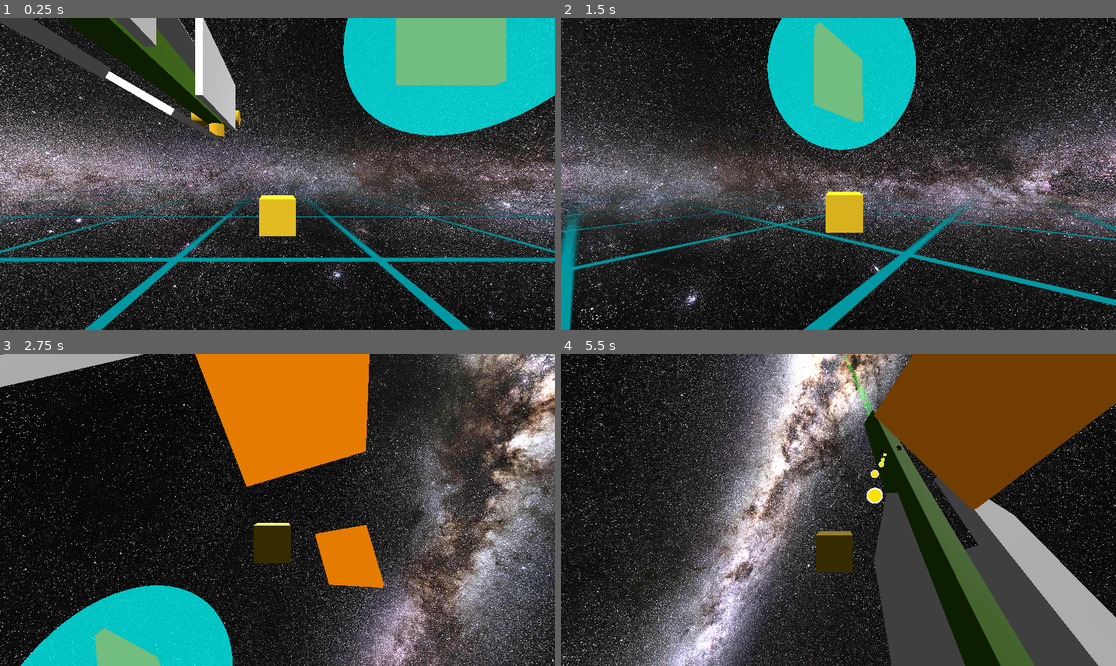
Above: before the commit, frames 1-4 (two rows, left to right).
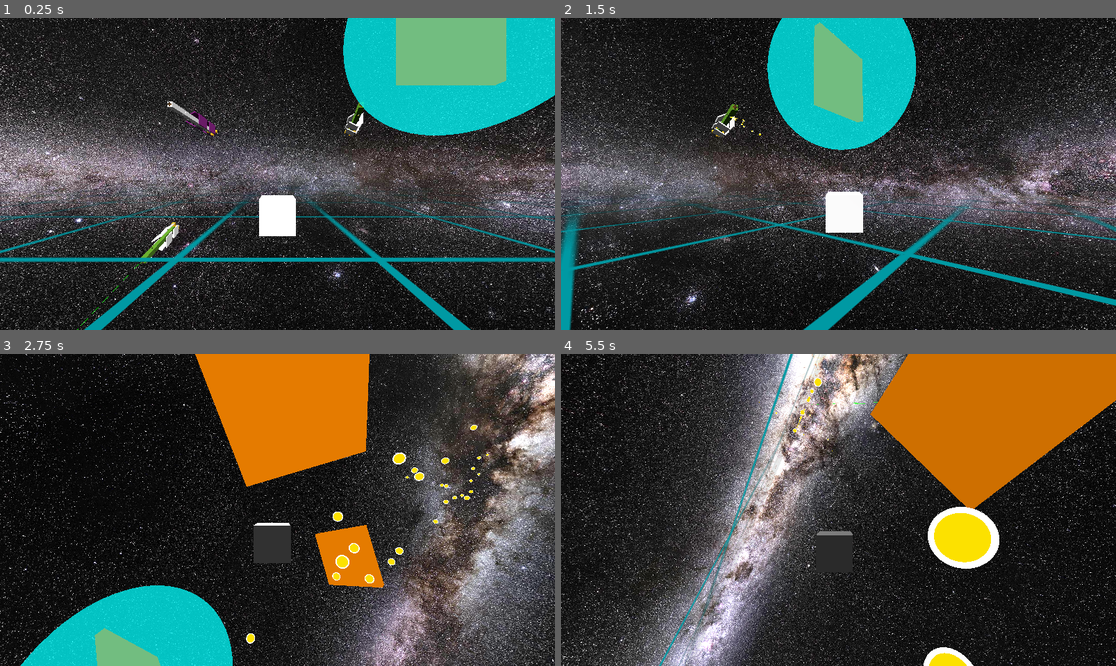
Above: after the commit, the same moments.

Repository: david-andrew/Aberration
Game: Godot game, scene res://world.tscn
Two runs of this game, one before a commit and one after it. Both use one fixed random seed, a clock stepped at 60 frames per second and the inputs below.
Inputs:
- Up to frame 1 (0.25 s): no input
- Up to frame 2 (1.5 s): hold Right (right) 0.53-1.28 s; hold A (a) 0.53-1.28 s; tap D (d) at 0.8, 1.35 s; hold Down (down) from 1.28 s (still down)
- Up to frame 3 (2.75 s): tap E (e) at 1.55 s; release Down (down) at 2.03 s; hold Right (right) from 2.03 s (still down); hold E (e) from 2.03 s (still down); tap Q (q) at 2.3 s
- Up to frame 4 (5.5 s): release Right (right) at 2.78 s; release E (e) at 2.78 s; hold Up (up) 2.78-3.53 s; tap Q (q) at 2.85 s; tap S (s) at 3.05 s; hold S (s) 3.53-4.28 s; hold Left (left) 3.53-5.03 s; tap Space (space) at 3.8, 4.35 s; tap W (w) at 4.55 s; hold Down (down) from 5.03 s (still down); hold W (w) from 5.03 s (still down); tap A (a) at 5.3 s

The runs differ from the first frame. In frame 1, 7.4% of the frame differs, in the area x 0-66%, y 0-100%; in frame 2, 1.1%; in frame 3, 2.9%; in frame 4, 34%, in the area x 17-100%, y 0-100%.

Commit message:
added team colors, and set colors of modules/etc. accordingly

Diff:
--- /dev/null
+++ b/TeamID.gd
@@ -0,0 +1,43 @@
+extends Node
+class_name TeamID
+
+enum Team { GREEN, MAGENTA, GRAY }
+const magenta = Color(0.55, 0, 0.534)
+const green = Color(0.31, 0.545, 0)
+
+@export var team: Team = Team.GRAY
+
+func _ready():
+	var parent = get_parent()
+	assert(parent is ShipCore or parent.name == 'Player', 'TeamID must be attached to a ship core or the player')
+
+	var siblings = parent.get_children()
+	#assert(siblings[0] == self, "TeamID must be the first child attached to a ship")
+
+	#set the parent color
+	var mat: StandardMaterial3D
+	var health: Health
+	mat = parent.find_child("MeshInstance3D").get_active_material(0)
+	if team == Team.MAGENTA:
+		mat.albedo_color = Color.WHITE
+	elif team == Team.GREEN:
+		mat.albedo_color = green
+	elif team == Team.GRAY:
+		mat.albedo_color = Color.SLATE_GRAY
+	health = parent.find_child('Health')
+	if health:
+		health.initial_color = mat.albedo_color
+
+	# for each armor module sibling, paint them a specific color according to the team
+	for sibling in siblings:
+		if sibling is ArmorModule:
+			mat = sibling.find_child("MeshInstance3D").get_active_material(0)
+			if team == Team.MAGENTA:
+				mat.albedo_color = magenta
+			elif team == Team.GREEN:
+				mat.albedo_color = Color.WHITE
+			elif team == Team.GRAY:
+				mat.albedo_color = Color.SLATE_GRAY
+			health = sibling.find_child('Health')
+			if health:
+				health.initial_color = mat.albedo_color
--- a/scenes/cannon_module.gd
+++ b/scenes/cannon_module.gd
@@ -95,11 +95,12 @@
 
 func shoot_bullet():
 	if Time.get_ticks_msec() - last_shot_time > (1000 / SHOOT_FREQUENCY):
+		print('shooting at player ', Time.get_ticks_msec())
 		var bullet = BULLET.instantiate()
 		GameMaster.current_scene.add_child(bullet)
 		bullet.global_basis = global_basis
 		bullet.position = global_position + (target.global_position - global_position).normalized() * 2 + Vector3(randf(), randf(), randf()) * 0.5
 		bullet.global_position -= 2*global_transform.basis.z
-		bullet.linear_velocity = linear_velocity + BULLET_INITIAL_SPEED * -global_transform.basis.z + Vector3(randf(), randf(), randf()) * 2
+		bullet.linear_velocity = linear_velocity + BULLET_INITIAL_SPEED * -global_transform.basis.z + Vector3(randfn(0,1), randfn(0,1), randfn(0,1))
 		last_shot_time = Time.get_ticks_msec()
 		total_bullets_shot += 1
--- a/scenes/cannon_module.tscn
+++ b/scenes/cannon_module.tscn
@@ -53,8 +53,7 @@
 
 [node name="RayCast3D" type="RayCast3D" parent="."]
 transform = Transform3D(1, 0, 0, 0, 1, 0, 0, 0, 1, 0, 0, -2)
-exclude_parent = false
-target_position = Vector3(0, 0, -200)
+target_position = Vector3(0, 0, -500)
 debug_shape_thickness = 5
 
 [node name="MeshInstance3D" type="MeshInstance3D" parent="RayCast3D"]
--- /dev/null
+++ b/scenes/large_ship.tscn
@@ -0,0 +1,93 @@
+[gd_scene load_steps=10 format=3 uid="uid://comag3ftrfm87"]
+
+[ext_resource type="Script" path="res://scripts/ShipCore.gd" id="1_7uk6x"]
+[ext_resource type="PackedScene" uid="uid://bwxo76t5hck46" path="res://scenes/health.tscn" id="2_q7qwa"]
+[ext_resource type="PackedScene" uid="uid://br7h0hapmvd3y" path="res://scenes/armor_module.tscn" id="3_xr7yb"]
+[ext_resource type="PackedScene" uid="uid://b4xvtwo36e6ho" path="res://scenes/power_module.tscn" id="4_fs17n"]
+[ext_resource type="PackedScene" uid="uid://bmp7yhbooljq0" path="res://scenes/laser_module.tscn" id="5_4k6wk"]
+[ext_resource type="PackedScene" uid="uid://krx06wutmib7" path="res://scenes/cannon_module.tscn" id="6_yv72x"]
+
+[sub_resource type="BoxShape3D" id="BoxShape3D_i7nfg"]
+size = Vector3(4, 4, 100)
+
+[sub_resource type="StandardMaterial3D" id="StandardMaterial3D_0ohm0"]
+resource_local_to_scene = true
+albedo_color = Color(0.309804, 0.545098, 0, 1)
+
+[sub_resource type="BoxMesh" id="BoxMesh_72ita"]
+resource_local_to_scene = true
+material = SubResource("StandardMaterial3D_0ohm0")
+size = Vector3(4, 4, 100)
+
+[node name="LargeShipCore" type="RigidBody3D"]
+transform = Transform3D(1, 0, 0, 0, 1, 0, 0, 0, 1, 0, 0, 0)
+mass = 100.0
+script = ExtResource("1_7uk6x")
+
+[node name="CollisionShape3D" type="CollisionShape3D" parent="."]
+shape = SubResource("BoxShape3D_i7nfg")
+
+[node name="MeshInstance3D" type="MeshInstance3D" parent="."]
+mesh = SubResource("BoxMesh_72ita")
+
+[node name="Health" parent="." instance=ExtResource("2_q7qwa")]
+MAX_HEALTH = 200
+
+[node name="ArmorModule" parent="." instance=ExtResource("3_xr7yb")]
+
+[node name="ArmorModule2" parent="." instance=ExtResource("3_xr7yb")]
+transform = Transform3D(0.5, -0.866025, 0, 0.866025, 0.5, 0, 0, 0, 1, -1.57418, -4.6682, 0)
+
+[node name="ArmorModule3" parent="." instance=ExtResource("3_xr7yb")]
+transform = Transform3D(-0.5, -0.866025, 0, 0.866025, -0.5, 0, 0, 0, 1, -2.07912, 4.28951, 0)
+
+[node name="ArmorModule4" parent="." instance=ExtResource("3_xr7yb")]
+transform = Transform3D(1, 0, 0, 0, 1, 0, 0, 0, 1, 6.1257, 0, -30)
+
+[node name="ArmorModule5" parent="." instance=ExtResource("3_xr7yb")]
+transform = Transform3D(0.5, -0.866025, 0, 0.866025, 0.5, 0, 0, 0, 1, -1.57418, -4.6682, -30)
+
+[node name="ArmorModule6" parent="." instance=ExtResource("3_xr7yb")]
+transform = Transform3D(-0.5, -0.866025, 0, 0.866025, -0.5, 0, 0, 0, 1, -2.07912, 4.28951, -30)
+
+[node name="PowerModule" parent="." instance=ExtResource("4_fs17n")]
+transform = Transform3D(1, 0, 0, 0, 1, 0, 0, 0, 1, 0, 4, -48)
+
+[node name="PowerModule5" parent="." instance=ExtResource("4_fs17n")]
+transform = Transform3D(1, 0, 0, 0, -4.37114e-08, 1, 0, -1, -4.37114e-08, 0, 0, -52)
+
+[node name="PowerModule2" parent="." instance=ExtResource("4_fs17n")]
+transform = Transform3D(-4.37114e-08, 1, 0, -1, -4.37114e-08, 0, 0, 0, 1, 4, -0.19928, -48.0294)
+
+[node name="PowerModule3" parent="." instance=ExtResource("4_fs17n")]
+transform = Transform3D(-4.37114e-08, 1, 0, -1, -4.37114e-08, 0, 0, 0, 1, -4, -0.19928, -48.0294)
+
+[node name="PowerModule4" parent="." instance=ExtResource("4_fs17n")]
+transform = Transform3D(1, 0, 0, 0, 1, 0, 0, 0, 1, 0, -3.19928, -48.0294)
+
+[node name="LaserModule" parent="." instance=ExtResource("5_4k6wk")]
+transform = Transform3D(1, 0, 0, 0, 1, 0, 0, 0, 1, 0, 0, 50)
+
+[node name="LaserModule2" parent="." instance=ExtResource("5_4k6wk")]
+transform = Transform3D(1, 0, 0, 0, 1, 0, 0, 0, 1, -1, 0, 50)
+
+[node name="LaserModule3" parent="." instance=ExtResource("5_4k6wk")]
+transform = Transform3D(1, 0, 0, 0, 1, 0, 0, 0, 1, 1, 0, 50)
+
+[node name="LaserModule4" parent="." instance=ExtResource("5_4k6wk")]
+transform = Transform3D(1, 0, 0, 0, 1, 0, 0, 0, 1, 0, 1, 50)
+
+[node name="LaserModule5" parent="." instance=ExtResource("5_4k6wk")]
+transform = Transform3D(1, 0, 0, 0, 1, 0, 0, 0, 1, 0, -1, 50)
+
+[node name="CannonModule" parent="." instance=ExtResource("6_yv72x")]
+transform = Transform3D(-4.37114e-08, 0, -1, 0, 1, 0, 1, 0, -4.37114e-08, 2, 0, 29.0368)
+
+[node name="CannonModule2" parent="." instance=ExtResource("6_yv72x")]
+transform = Transform3D(1, 0, 0, 0, -4.37114e-08, -1, 0, 1, -4.37114e-08, 0, 2, 29)
+
+[node name="CannonModule3" parent="." instance=ExtResource("6_yv72x")]
+transform = Transform3D(2.98023e-08, 4.37114e-08, 1, 1, -8.88178e-16, -2.98023e-08, 0, 1, -4.37114e-08, -2, 0, 29)
+
+[node name="CannonModule4" parent="." instance=ExtResource("6_yv72x")]
+transform = Transform3D(-1, -1.02251e-15, -1.39091e-08, -1.39091e-08, 4.37114e-08, 1, 0, 1, -4.37114e-08, 0, -2, 29)
--- /dev/null
+++ b/scenes/team_id.tscn
@@ -0,0 +1,7 @@
+[gd_scene load_steps=2 format=3 uid="uid://ct218m1oc85t8"]
+
+[ext_resource type="Script" path="res://TeamID.gd" id="1_1678s"]
+
+[node name="TeamID" type="Node"]
+script = ExtResource("1_1678s")
+team = 1
--- a/scripts/ArmorModule.gd
+++ b/scripts/ArmorModule.gd
@@ -1 +1,2 @@
 extends ShipModule
+class_name ArmorModule
--- a/scripts/ChaseCamera.gd
+++ b/scripts/ChaseCamera.gd
@@ -43,8 +43,8 @@
 	#print('delta velocity: ', linear_velocity - target.linear_velocity)
 	#print('global velocity vs linear velocity: ', (linear_velocity - test_velocity))
 
-	# align the camera frame with the target_parent's frame
-	transform.basis = target_parent.get_global_transform().basis
+	# align the camera frame with the target's frame #target_parent's frame
+	transform.basis = target.global_transform.basis
 	#TODO: two things:
 	#      - this should look at where the target is going based on its velocity
 	#      - instead of snapping the basis to exactly be the target's, it could also be spring/damper based
--- a/scripts/GameMaster.gd
+++ b/scripts/GameMaster.gd
@@ -3,7 +3,7 @@
 
 
 
-const MAX_BULLETS = 225
+const MAX_BULLETS = 1000
 var total_bullets = 0 #keep track of the number of bullets in the scene
 var bullet_id = 0     #keep track of unique ids for bullets
 var current_scene = null
--- a/scripts/LaserModule.gd
+++ b/scripts/LaserModule.gd
@@ -6,6 +6,7 @@
 var laser
 var command_shoot: bool = true
 var original_parent
+var last_try_had_enough_power:bool=false
 
 func _ready():
 	super._ready()
@@ -20,6 +21,10 @@
 	original_parent = get_parent()
 
 func shoot(physics_delta):
+	#only try to shoot again after a random number of frames
+	if not last_try_had_enough_power and randf() < 0.9:
+		return
+
 	# randomly select a battery from the list to draw power from (ensuring it is valid and a a sibling)
 	# go through all in list until we find one. otherwise deactivate firing
 	# if firing active, take an amount of power from the battery
@@ -37,6 +42,7 @@
 				break
 
 	laser.visible = can_shoot
+	last_try_had_enough_power = can_shoot
 	if not can_shoot and power_taken > 0:
 		#distribute any unused power to all the batteries
 		for module in power_modules:
--- a/scripts/PowerModule.gd
+++ b/scripts/PowerModule.gd
@@ -3,7 +3,7 @@
 
 @export var MAX_POWER_STORAGE: int = 100
 @export var POWER_REGEN_RATE: float = 1.0 # units per second
-var current_power_storage: float = 0.5 * MAX_POWER_STORAGE
+var current_power_storage: float = 0.0#0.5 * MAX_POWER_STORAGE
 
 
 func _physics_process(delta):
--- a/scripts/Ship.gd
+++ b/scripts/Ship.gd
@@ -87,7 +87,7 @@
 	# throttle
 	if Input.is_action_pressed("w"):
 		#throttle = min(throttle + d_throttle * delta, max_throttle)
-		apply_impulse(-global_transform.basis.z * delta * translation_strength*2)
+		apply_impulse(-global_transform.basis.z * delta * translation_strength*3)
 
 	if Input.is_action_pressed("s"):
 		#throttle = max(throttle - d_throttle * delta, min_throttle)
--- a/scripts/ShipCore.gd
+++ b/scripts/ShipCore.gd
@@ -2,6 +2,11 @@
 class_name ShipCore
 
 @export var player_controlled: bool = false
+
+func _ready():
+	# ensure that the teamID is the first node
+	var teamID = find_child("TeamID")
+	move_child(teamID, 0)
 
 func destroy():
 	# attach any child ShipModules to the root so that they remain present in the game
--- a/world.tscn
+++ b/world.tscn
@@ -1,19 +1,16 @@
-[gd_scene load_steps=24 format=3 uid="uid://dwyh17swso2yf"]
+[gd_scene load_steps=21 format=3 uid="uid://dwyh17swso2yf"]
 
 [ext_resource type="Script" path="res://scripts/Ship.gd" id="1_dojcp"]
-[ext_resource type="PackedScene" uid="uid://d00ceoa2orkku" path="res://scenes/large_ship_core.tscn" id="1_xh38e"]
+[ext_resource type="PackedScene" uid="uid://comag3ftrfm87" path="res://scenes/large_ship.tscn" id="1_h85ca"]
 [ext_resource type="PackedScene" uid="uid://bwxo76t5hck46" path="res://scenes/health.tscn" id="2_1cdyd"]
 [ext_resource type="Texture2D" uid="uid://b1tg053uv0ffy" path="res://assets/textures/MilkeyWay.jpg" id="2_jrtur"]
-[ext_resource type="PackedScene" uid="uid://b4xvtwo36e6ho" path="res://scenes/power_module.tscn" id="3_gdqdx"]
 [ext_resource type="Texture2D" uid="uid://dofvgqmmehps4" path="res://assets/textures/white outline grid thick.png" id="3_ytujd"]
 [ext_resource type="PackedScene" uid="uid://x6kwsu00lfq2" path="res://scenes/laser.tscn" id="4_c62u1"]
 [ext_resource type="Script" path="res://scripts/CameraTarget.gd" id="4_mhwvw"]
-[ext_resource type="PackedScene" uid="uid://krx06wutmib7" path="res://scenes/cannon_module.tscn" id="5_0kugh"]
-[ext_resource type="PackedScene" uid="uid://bmp7yhbooljq0" path="res://scenes/laser_module.tscn" id="5_ds7nv"]
+[ext_resource type="PackedScene" uid="uid://ct218m1oc85t8" path="res://scenes/team_id.tscn" id="6_pbg1v"]
 [ext_resource type="Script" path="res://scripts/ChaseCamera.gd" id="7_3p5ke"]
 [ext_resource type="PackedScene" uid="uid://d0cn0wfyxb1kj" path="res://scenes/new_test_obstacle.tscn" id="7_6bovt"]
 [ext_resource type="PackedScene" uid="uid://drdrepn61gjni" path="res://scenes/OLD_shield.tscn" id="9_ria2g"]
-[ext_resource type="PackedScene" uid="uid://br7h0hapmvd3y" path="res://scenes/armor_module.tscn" id="11_d4rwp"]
 
 [sub_resource type="BoxShape3D" id="BoxShape3D_278ud"]
 
@@ -53,67 +50,22 @@
 
 [node name="World" type="Node3D"]
 
-[node name="LargeShipCore" parent="." instance=ExtResource("1_xh38e")]
-transform = Transform3D(1, 0, 0, 0, 1, 0, 0, 0, 1, -16.1451, 16.2337, 0)
+[node name="LargeShip" parent="." instance=ExtResource("1_h85ca")]
+transform = Transform3D(1, 0, 0, 0, 1, 0, 0, 0, 1, -80, 53, -195)
 
-[node name="ArmorModule" parent="LargeShipCore" instance=ExtResource("11_d4rwp")]
+[node name="TeamID" parent="LargeShip" instance=ExtResource("6_pbg1v")]
 
-[node name="ArmorModule2" parent="LargeShipCore" instance=ExtResource("11_d4rwp")]
-transform = Transform3D(0.5, -0.866025, 0, 0.866025, 0.5, 0, 0, 0, 1, -1.57418, -4.6682, 0)
+[node name="LargeShip2" parent="." instance=ExtResource("1_h85ca")]
+transform = Transform3D(0.965926, 0, -0.258819, 0, 1, 0, 0.258819, 0, 0.965926, 76, 53, -195)
 
-[node name="ArmorModule3" parent="LargeShipCore" instance=ExtResource("11_d4rwp")]
-transform = Transform3D(-0.5, -0.866025, 0, 0.866025, -0.5, 0, 0, 0, 1, -2.07912, 4.28951, 0)
+[node name="TeamID" parent="LargeShip2" instance=ExtResource("6_pbg1v")]
+team = 0
 
-[node name="ArmorModule4" parent="LargeShipCore" instance=ExtResource("11_d4rwp")]
-transform = Transform3D(1, 0, 0, 0, 1, 0, 0, 0, 1, 6.1257, 0, -30)
+[node name="LargeShip3" parent="." instance=ExtResource("1_h85ca")]
+transform = Transform3D(0.965926, 0, 0.258819, 0, 1, 0, -0.258819, 0, 0.965926, -114, -64, -195)
 
-[node name="ArmorModule5" parent="LargeShipCore" instance=ExtResource("11_d4rwp")]
-transform = Transform3D(0.5, -0.866025, 0, 0.866025, 0.5, 0, 0, 0, 1, -1.57418, -4.6682, -30)
-
-[node name="ArmorModule6" parent="LargeShipCore" instance=ExtResource("11_d4rwp")]
-transform = Transform3D(-0.5, -0.866025, 0, 0.866025, -0.5, 0, 0, 0, 1, -2.07912, 4.28951, -30)
-
-[node name="PowerModule" parent="LargeShipCore" instance=ExtResource("3_gdqdx")]
-transform = Transform3D(1, 0, 0, 0, 1, 0, 0, 0, 1, 0, 4, -48)
-
-[node name="PowerModule5" parent="LargeShipCore" instance=ExtResource("3_gdqdx")]
-transform = Transform3D(1, 0, 0, 0, -4.37114e-08, 1, 0, -1, -4.37114e-08, 0, 0, -52)
-
-[node name="PowerModule2" parent="LargeShipCore" instance=ExtResource("3_gdqdx")]
-transform = Transform3D(-4.37114e-08, 1, 0, -1, -4.37114e-08, 0, 0, 0, 1, 4, -0.19928, -48.0294)
-
-[node name="PowerModule3" parent="LargeShipCore" instance=ExtResource("3_gdqdx")]
-transform = Transform3D(-4.37114e-08, 1, 0, -1, -4.37114e-08, 0, 0, 0, 1, -4, -0.19928, -48.0294)
-
-[node name="PowerModule4" parent="LargeShipCore" instance=ExtResource("3_gdqdx")]
-transform = Transform3D(1, 0, 0, 0, 1, 0, 0, 0, 1, 0, -3.19928, -48.0294)
-
-[node name="LaserModule" parent="LargeShipCore" instance=ExtResource("5_ds7nv")]
-transform = Transform3D(1, 0, 0, 0, 1, 0, 0, 0, 1, 0, 0, 50)
-
-[node name="LaserModule2" parent="LargeShipCore" instance=ExtResource("5_ds7nv")]
-transform = Transform3D(1, 0, 0, 0, 1, 0, 0, 0, 1, -1, 0, 50)
-
-[node name="LaserModule3" parent="LargeShipCore" instance=ExtResource("5_ds7nv")]
-transform = Transform3D(1, 0, 0, 0, 1, 0, 0, 0, 1, 1, 0, 50)
-
-[node name="LaserModule4" parent="LargeShipCore" instance=ExtResource("5_ds7nv")]
-transform = Transform3D(1, 0, 0, 0, 1, 0, 0, 0, 1, 0, 1, 50)
-
-[node name="LaserModule5" parent="LargeShipCore" instance=ExtResource("5_ds7nv")]
-transform = Transform3D(1, 0, 0, 0, 1, 0, 0, 0, 1, 0, -1, 50)
-
-[node name="CannonModule" parent="LargeShipCore" instance=ExtResource("5_0kugh")]
-transform = Transform3D(-4.37114e-08, 0, -1, 0, 1, 0, 1, 0, -4.37114e-08, 2, 0, 29.0368)
-
-[node name="CannonModule2" parent="LargeShipCore" instance=ExtResource("5_0kugh")]
-transform = Transform3D(1, 0, 0, 0, -4.37114e-08, -1, 0, 1, -4.37114e-08, 0, 2, 29)
-
-[node name="CannonModule3" parent="LargeShipCore" instance=ExtResource("5_0kugh")]
-transform = Transform3D(2.98023e-08, 4.37114e-08, 1, 1, -8.88178e-16, -2.98023e-08, 0, 1, -4.37114e-08, -2, 0, 29)
-
-[node name="CannonModule4" parent="LargeShipCore" instance=ExtResource("5_0kugh")]
-transform = Transform3D(-1, -1.02251e-15, -1.39091e-08, -1.39091e-08, 4.37114e-08, 1, 0, 1, -4.37114e-08, 0, -2, 29)
+[node name="TeamID" parent="LargeShip3" instance=ExtResource("6_pbg1v")]
+team = 0
 
 [node name="Player" type="RigidBody3D" parent="."]
 angular_damp = 1.0
@@ -132,6 +84,8 @@
 [node name="Health" parent="Player" instance=ExtResource("2_1cdyd")]
 
 [node name="Laser" parent="Player" instance=ExtResource("4_c62u1")]
+
+[node name="TeamID" parent="Player" instance=ExtResource("6_pbg1v")]
 
 [node name="DirectionalLight3D" type="DirectionalLight3D" parent="."]
 transform = Transform3D(0.606566, -0.302769, -0.735125, 0.795013, 0.224463, 0.563534, -0.00561274, -0.926254, 0.376857, 0, 1.67446, 0)
